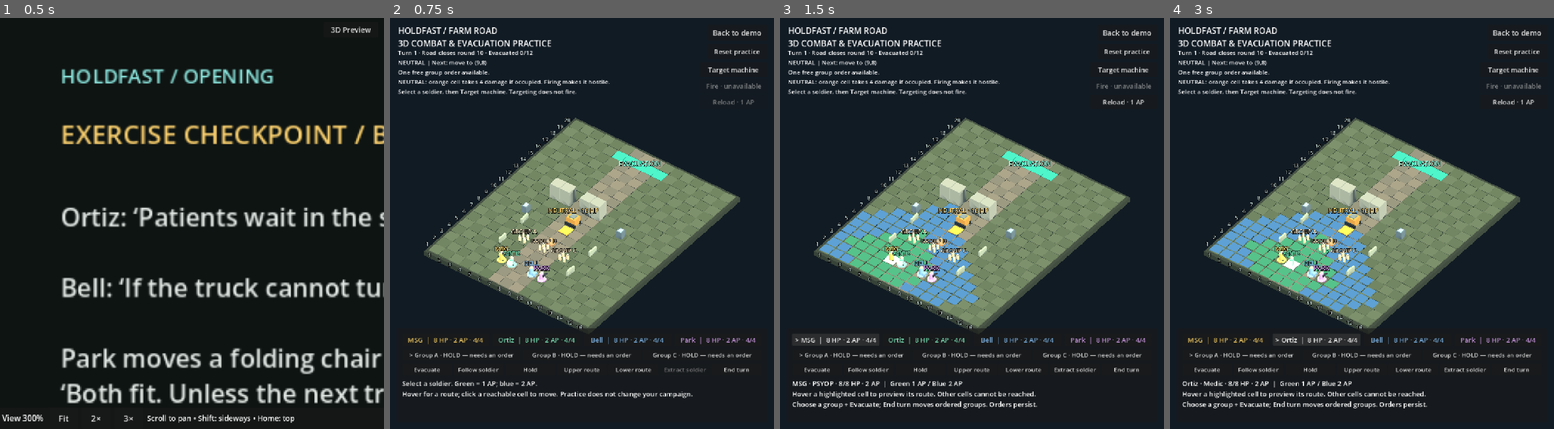
Above: before the commit, frames 1-4 (left to right).
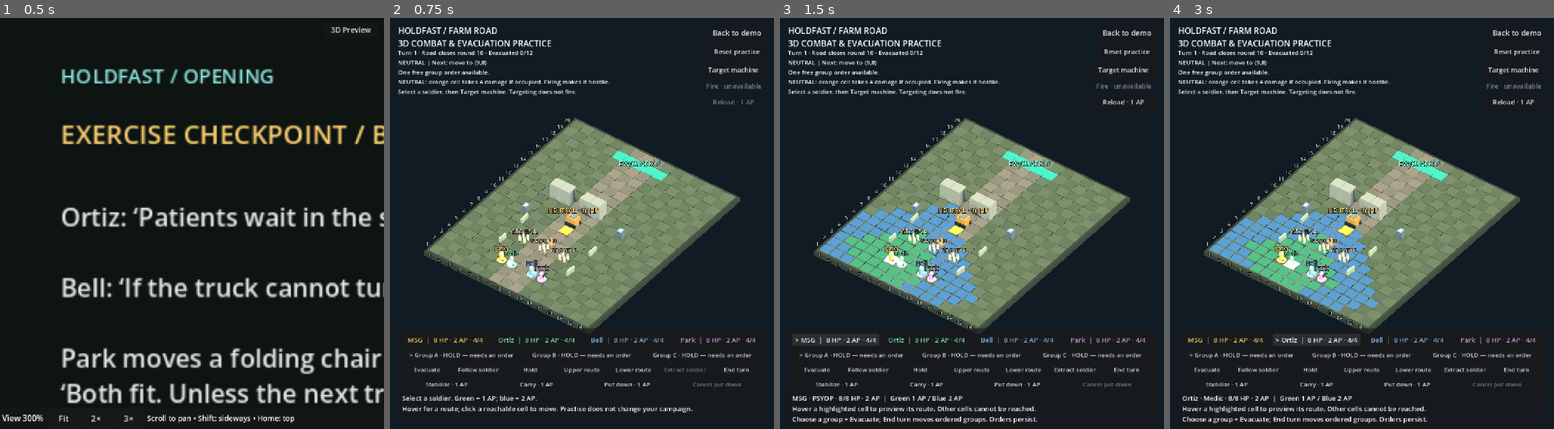
Above: after the commit, the same moments.

Repository: sgoold-shannon/HOLDFAST
Game: Godot game, scene res://farm_final.tscn
Same seed, same stepped clock (60 frames per second), same inputs: the game is played once before the commit and once after it.
Inputs:
- Up to frame 1 (0.5 s): no input
- Up to frame 2 (0.75 s): click "3D Preview" at 0.5 s
- Up to frame 3 (1.5 s): click "MSG | 8 HP · 2 AP · 4/4" at 1.25 s
- Up to frame 4 (3 s): click "> MSG | 8 HP · 2 AP · 4/4" at 2 s; click "Ortiz | 8 HP · 2 AP · 4/4" at 2.75 s

Frame 1 is identical in both runs. In frame 2, 1.7% of the frame differs, in the area x 3-92%, y 56-97%; in frame 3, 2.5%, in the area x 3-92%, y 56-99%; in frame 4, 2.5%.

Commit message:
Add 3D casualty selection, stabilization and carrying controls

Diff:
--- a/holdfast/presentation3d/map_preview.gd
+++ b/holdfast/presentation3d/map_preview.gd
@@ -14,6 +14,7 @@
 var order_buttons: Array[Button] = []
 var turn_button: Button
 var extract_button: Button
+var rescue_buttons: Array[Button] = []
 var target_button: Button
 var fire_button: Button
 var reload_button: Button
@@ -270,6 +271,17 @@
 		if entry[1]=="turn": turn_button = button
 		elif entry[1]=="extract": extract_button = button
 		else: order_buttons.append(button)
+	var rescue_row := HBoxContainer.new()
+	stack.add_child(rescue_row)
+	for entry in [["Stabilize · 1 AP","stabilize"],["Carry · 1 AP","pickup"],["Put down · 1 AP","drop"],["Cancel put down","cancel_drop"]]:
+		var button := Button.new()
+		button.text = entry[0]
+		button.size_flags_horizontal = Control.SIZE_EXPAND_FILL
+		button.add_theme_font_size_override("font_size",18)
+		button.focus_mode = Control.FOCUS_NONE
+		button.pressed.connect(run_command.bind(entry[1]))
+		rescue_row.add_child(button)
+		rescue_buttons.append(button)
 	for entry in [["Target machine","target"],["Fire · 1 AP","fire"],["Reload · 1 AP","reload"]]:
 		var button := Button.new()
 		button.text = entry[0]
@@ -347,6 +359,7 @@
 	nodes.clear()
 
 func select_actor(index: int) -> void:
+	session.encounter.drop_mode = false
 	session.select(index)
 	hovered = Vector2i(-1,-1)
 	refresh_movement()
@@ -367,6 +380,16 @@
 		var soldier: Dictionary = display["soldiers"][i]
 		squad_models[i].position = world(soldier["cell"])
 		squad_models[i].visible = not soldier["extracted"] and soldier.get("condition", "active") != "dead"
+		var condition: String = soldier.get("condition","active")
+		squad_models[i].scale = Vector3(1,0.35,1) if condition in ["critical","stable"] else Vector3.ONE
+		if soldier.get("carried_by",-1)>=0:
+			squad_models[i].position += Vector3(0,0.85,0)
+		for piece in squad_models[i].get_children():
+			if piece is Label3D:
+				piece.scale.y = 1.0/squad_models[i].scale.y
+				piece.position.y = 1.22/squad_models[i].scale.y
+				piece.text = soldier["name"]+(" · CRITICAL (%d)" % soldier["bleed"] if condition=="critical" else (" · STABLE" if condition=="stable" else ""))
+		squad_buttons[i].tooltip_text = "%s · medical charges %d · %s" % [condition,soldier.get("medical",0),"Carrying casualty" if soldier.get("carrying",-1)>=0 else "Click a casualty card after selecting a rescuer."]
 		squad_buttons[i].text = "%s%s  |  %d HP · %d AP · %d/4" % ["> " if i==display["active"] else "",soldier["name"],soldier["hp"],soldier["ap"],soldier["ammo"]]
 	selection.visible = display["active"]>=0
 	if selection.visible: selection.position = world(display["soldiers"][display["active"]]["cell"],0.07)
@@ -374,6 +397,10 @@
 	preview_route(hovered,true)
 
 func preview_route(cell: Vector2i, force: bool = false) -> void:
+	if session.encounter.drop_mode:
+		clear_nodes(path_nodes)
+		detail.text = "PUT DOWN: click a free adjacent cell. Costs 1 AP. Cancel put down returns to movement."
+		return
 	if cell==hovered and not force: return
 	hovered = cell
 	display = session.view(cell)
@@ -390,6 +417,11 @@
 		detail.text = "%s · %d/8 HP · %d AP  |  Green 1 AP / Blue 2 AP\n%s\nChoose a group + Evacuate; End turn moves ordered groups. Orders persist." % [NAMES[active],soldier["hp"],soldier["ap"],route]
 
 func activate_cell(cell: Vector2i) -> void:
+	if session.encounter.drop_mode:
+		session.encounter.try_drop(cell)
+		refresh_movement()
+		detail.text = session.encounter.status_text
+		return
 	if session.encounter.target_at(cell)>=0:
 		run_command("target")
 		return
@@ -473,6 +505,8 @@
 		button.disabled = display["ended"] or display["order_used"] or display["cohorts"][group_selected]["status"]!="active"
 	turn_button.disabled = display["ended"]
 	extract_button.disabled = display["ended"] or display["active"]<0
+	for button in rescue_buttons: button.disabled = display["ended"]
+	rescue_buttons[3].disabled = not display["drop_mode"]
 	target_button.disabled = display["ended"] or not machine["present"]
 	fire_button.disabled = display["fire_reason"]!=""
 	fire_button.text = "Fire · %d%% · 1 AP" % display["chance"] if not fire_button.disabled else "Fire · unavailable"
@@ -491,3 +525,8 @@
 		encounter_info.text += "\n"+("Shot: %d%% · 4 damage · 1 AP. Firing makes the machine hostile. Destroying it blasts adjacent cells for 4 damage." % display["chance"] if display["fire_reason"]=="" else display["fire_reason"])
 	else:
 		encounter_info.text += "\nSelect a soldier, then Target machine. Targeting does not fire."
+
+	var casualty: int = display["rescue_target"]
+	if casualty>=0 and session.encounter.casualty_available(casualty):
+		var patient: Dictionary = display["soldiers"][casualty]
+		encounter_info.text += "\nRESCUE: %s · %s%s. Select a rescuer and move adjacent; Stabilize stops bleeding, Carry allows extraction together." % [patient["name"],patient["condition"]," · %d bleeding turns left" % patient["bleed"] if patient["condition"]=="critical" else ""]
--- a/holdfast/presentation3d/movement_session.gd
+++ b/holdfast/presentation3d/movement_session.gd
@@ -15,7 +15,10 @@
 	initial = encounter.encounter_snapshot()
 
 func select(index: int) -> void:
-	encounter.select_soldier(index)
+	if encounter.casualty_available(index):
+		encounter.rescue_target = index
+	else:
+		encounter.select_soldier(index)
 
 func move(cell: Vector2i) -> bool:
 	return encounter.try_move(cell)
@@ -28,6 +31,10 @@
 			encounter.pinned_target = encounter.enemies[0]["cell"] if encounter.machine_present() else encounter.NONE
 		"fire": encounter.try_fire()
 		"reload": encounter.try_reload()
+		"stabilize": encounter.try_stabilize()
+		"pickup": encounter.try_pickup()
+		"drop": encounter.request_drop()
+		"cancel_drop": encounter.drop_mode = false
 		"turn": encounter.next_phase()
 		"extract": encounter.try_extract()
 		"exit": encounter.order_exit(group)
@@ -55,5 +62,6 @@
 		"cohorts":encounter.cohorts.duplicate(true),"machine":encounter.machine_view_snapshot(),
 		"intent":encounter.enemy_intent(),"phase":encounter.phase,"ended":encounter.ended,
 		"reason":encounter.end_reason,"order_used":encounter.order_used,
+		"rescue_target":encounter.target_for_rescue(),"drop_mode":encounter.drop_mode,
 		"fire_reason":encounter.fire_block_reason(),"chance":chance,"target":encounter.pinned_target,
 		"danger":encounter.danger_summary(),"deadline":encounter.deadline(),"evacuated":encounter.evacuated_people()}
--- /dev/null
+++ b/holdfast/tests/test_rescue_3d.gd
@@ -0,0 +1,45 @@
+extends "res://tests/test_support.gd"
+func run() -> void:
+	var preview = load("res://map_preview_3d.tscn").instantiate()
+	root.add_child(preview)
+	await process_frame
+	var reference = new_board("rescue-3d-reference")
+	reference.finish_opening()
+	for board in [reference,preview.session.encounter]:
+		board.apply_casualty_damage(board.soldiers[0]["cell"],8)
+		board.select_soldier(1)
+	preview.select_actor(0)
+	reference.rescue_target = 0
+	expect(preview.display["active"]==1 and preview.display["rescue_target"]==0,"Casualty selection preserves rescuer")
+	for action in ["stabilize","pickup","turn"]:
+		preview.session.command(action)
+		match action:
+			"stabilize": reference.try_stabilize()
+			"pickup": reference.try_pickup()
+			"turn": reference.next_phase()
+		await process_frame
+		preview.refresh_movement()
+		expect(preview.session.encounter.encounter_snapshot()==reference.encounter_snapshot(),"Rescue costs, records and turns match production")
+	expect(preview.squad_models[0].position.y>0,"Carried casualty renders above carrier")
+	preview.session.command("drop")
+	reference.request_drop()
+	preview.activate_cell(Vector2i(4,7))
+	reference.try_drop(Vector2i(4,7))
+	expect(preview.session.encounter.encounter_snapshot()==reference.encounter_snapshot(),"Put down delegates to production")
+	expect(preview.squad_models[0].position==preview.world(Vector2i(4,7)),"Dropped casualty appears at resolved cell")
+	preview.session.command("pickup")
+	reference.try_pickup()
+	for board in [reference,preview.session.encounter]:
+		board.soldiers[1]["cell"] = Vector2i(19,6)
+		board.soldiers[0]["cell"] = Vector2i(19,6)
+		board.soldiers[1]["ap"] = 2
+		board.rebuild_movement()
+	preview.session.command("extract")
+	reference.try_extract()
+	preview.refresh_movement()
+	expect(preview.session.encounter.encounter_snapshot()==reference.encounter_snapshot(),"Carried extraction matches production")
+	expect(not preview.squad_models[0].visible and not preview.squad_models[1].visible,"Carrier and casualty disappear together on extraction")
+	preview.free()
+	reference.free()
+	print("3D RESCUE FAILURES: ",failures)
+	quit(1 if failures else 0)
Not shown, changed: docs/presentation-plan.md
